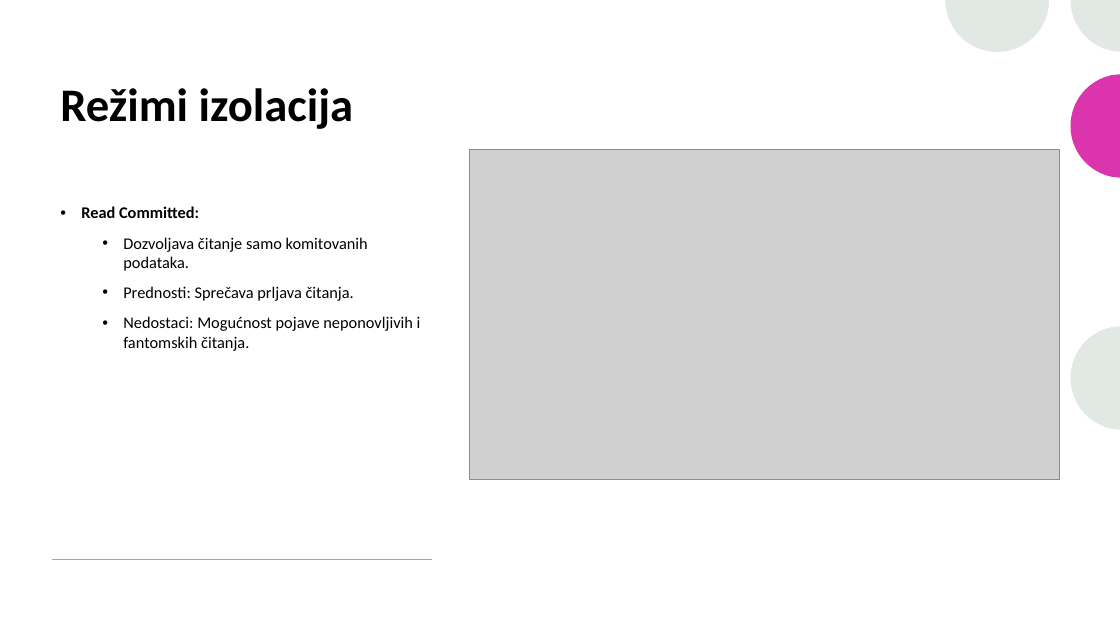
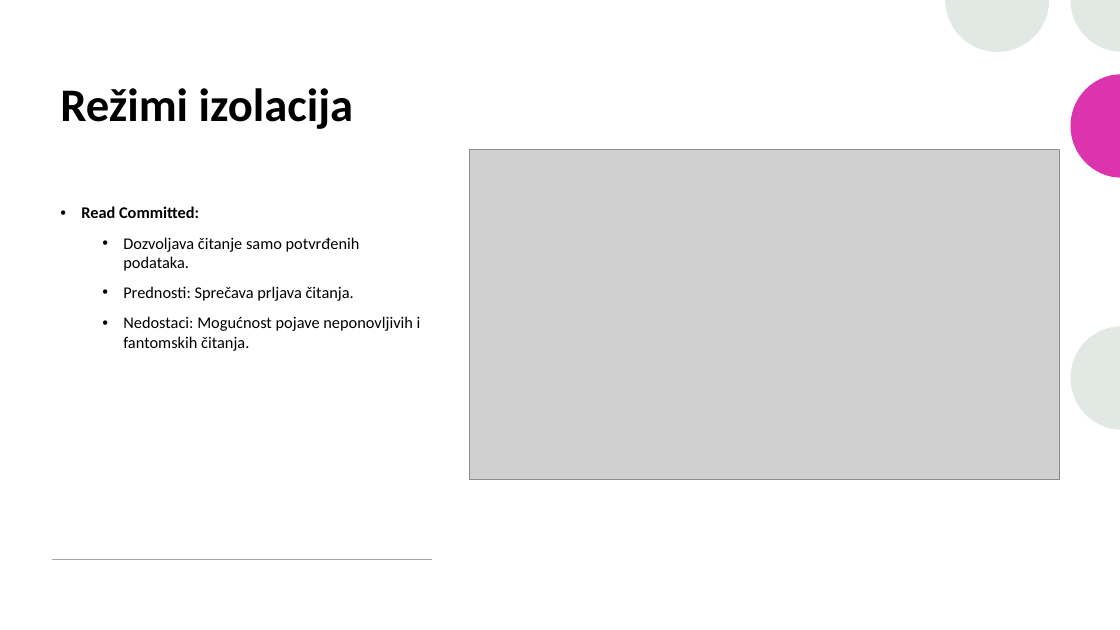
Before and after one commit to stefan-ml/DBMS, a slide deck: slide 11 of Obrada transakcija, planovi izvršenja transakcija, izolacija i zaključavanje/Obrada transakcija, planovi izvršavanja transakcija, izolacija i zaključavanje kod MS SQL baze podataka.pptx. Drawn at 1120x630 pixels with LibreOffice and Linux fonts; fonts in the diff are those of the drawing; grey boxes stand for pictures. Boxes give left, top, right and bottom in pixels: in the first picture for what was removed or moved away, otherwise in the second. Text is boxed around its words. In the diff, an @@ line names an element or a change of style, - is before the commit and + after.

```diff
--- a/Obrada transakcija, planovi izvršenja transakcija, izolacija i zaključavanje/Obrada transakcija, planovi izvršavanja transakcija, izolacija i zaključavanje kod MS SQL baze podataka.pptx
+++ b/Obrada transakcija, planovi izvršenja transakcija, izolacija i zaključavanje/Obrada transakcija, planovi izvršavanja transakcija, izolacija i zaključavanje kod MS SQL baze podataka.pptx
@@ text at bbox=[123, 237, 360, 271]: text changed @@
-  • Dozvoljava čitanje samo komitovanih podataka.
+  • Dozvoljava čitanje samo potvrđenih podataka.
```
Also in this commit, not shown: 4 other slides changed.
